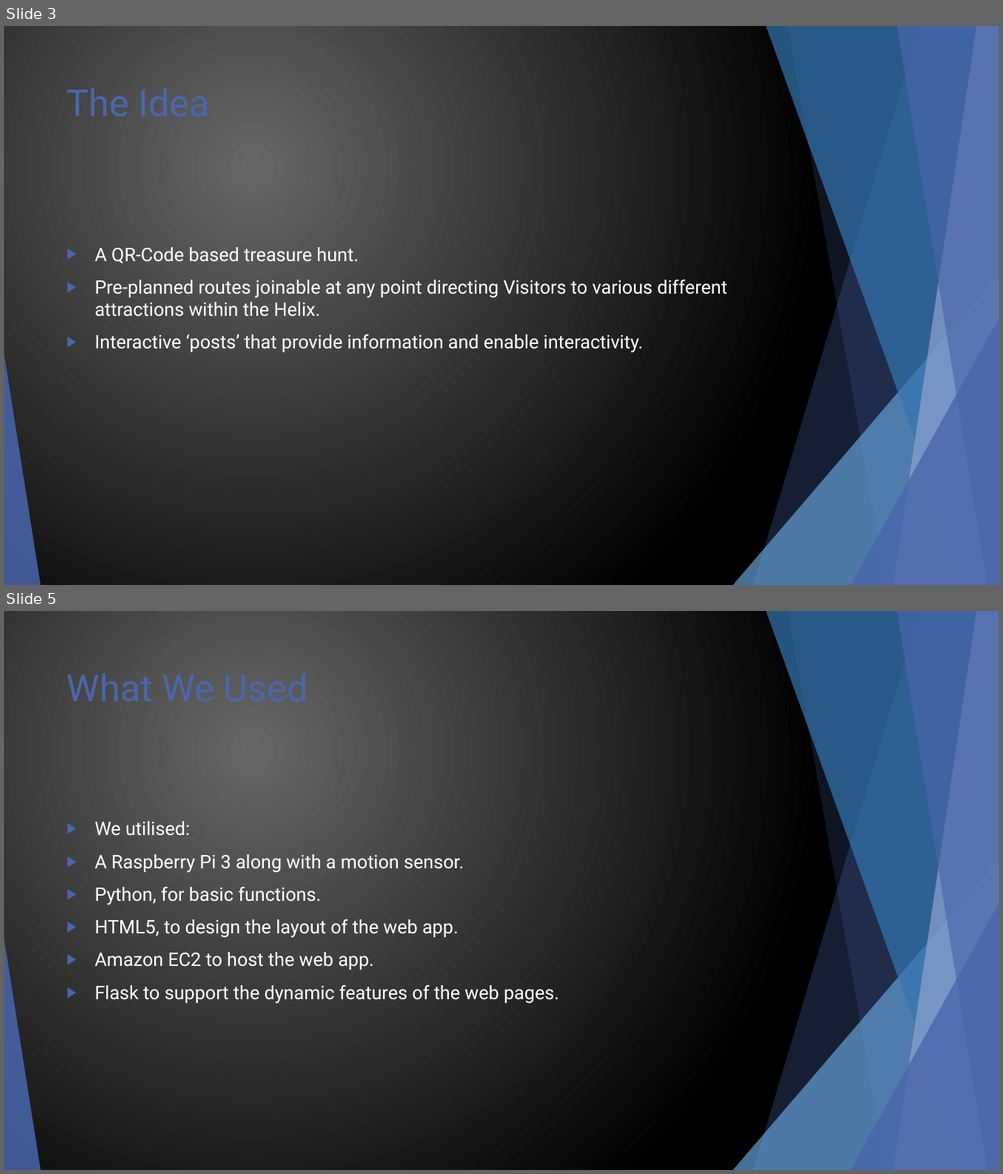
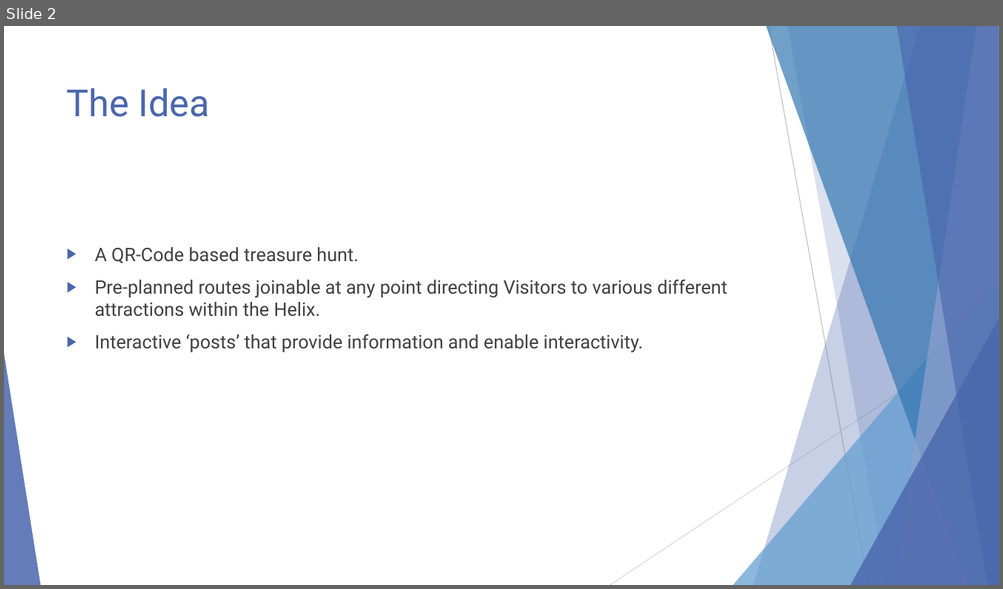
Before and after one commit to glasgow2016/team-5, a slide deck: Design.pptx. Shown one above the other, each under a label of ours: slides 3 and 5 before the commit, slide 2 after it; the slides between them are not shown. The pictures are 1003x1174 and 1003x589 pixels, drawn with LibreOffice and Linux fonts; fonts in the diff are those of the drawing. Boxes give left, top, right and bottom in pixels: in the first picture for what was removed or moved away, otherwise in the second. Text is boxed around its words. In the diff, an @@ line names an element or a change of style, - is before the commit and + after.

```diff
--- a/Design.pptx
+++ b/Design.pptx
@@ slide 5 removed at [4, 611, 999, 1170], background gradient #676767 to #000000; not listed: 10 template elements that a slide beside it also shows @@
@@ title removed at [67, 673, 153, 836] @@
-What We Used
@@ text removed at [95, 821, 559, 1004] @@
-▶ We utilised:
-▶ A Raspberry Pi 3 along with a motion sensor.
-▶ Python, for basic functions.
-▶ HTML5, to design the layout of the web app.
-▶ Amazon EC2 to host the web app.
-▶ Flask to support the dynamic features of the web pages.
@@ what was slide 3 is now slide 2 @@
@@ slide 2 changed as well @@
@@ background gradient #676767 to #000000 to #FFFFFF @@
@@ line (768, 26) - (868, 585): stroke #000000 0.75 pt to #BFBFBF 0.75 pt @@
@@ text "A QR-Code based treasure hunt." at [95, 247, 727, 353]: text colour #FFFFFF to #404040 @@
@@ line (999, 326) - (610, 585): stroke #000000 0.75 pt to #D9D9D9 0.75 pt @@
```
Also in this commit, not shown: 5 other slides changed, 1 other slide removed.
